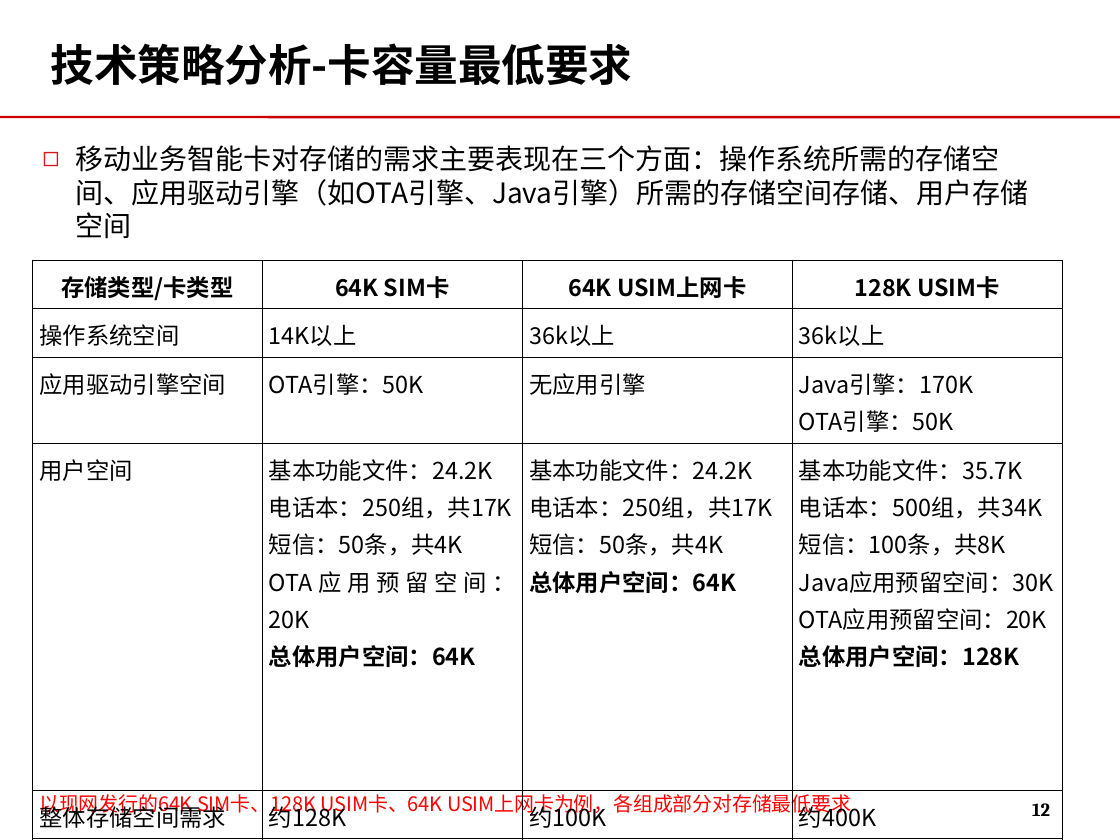
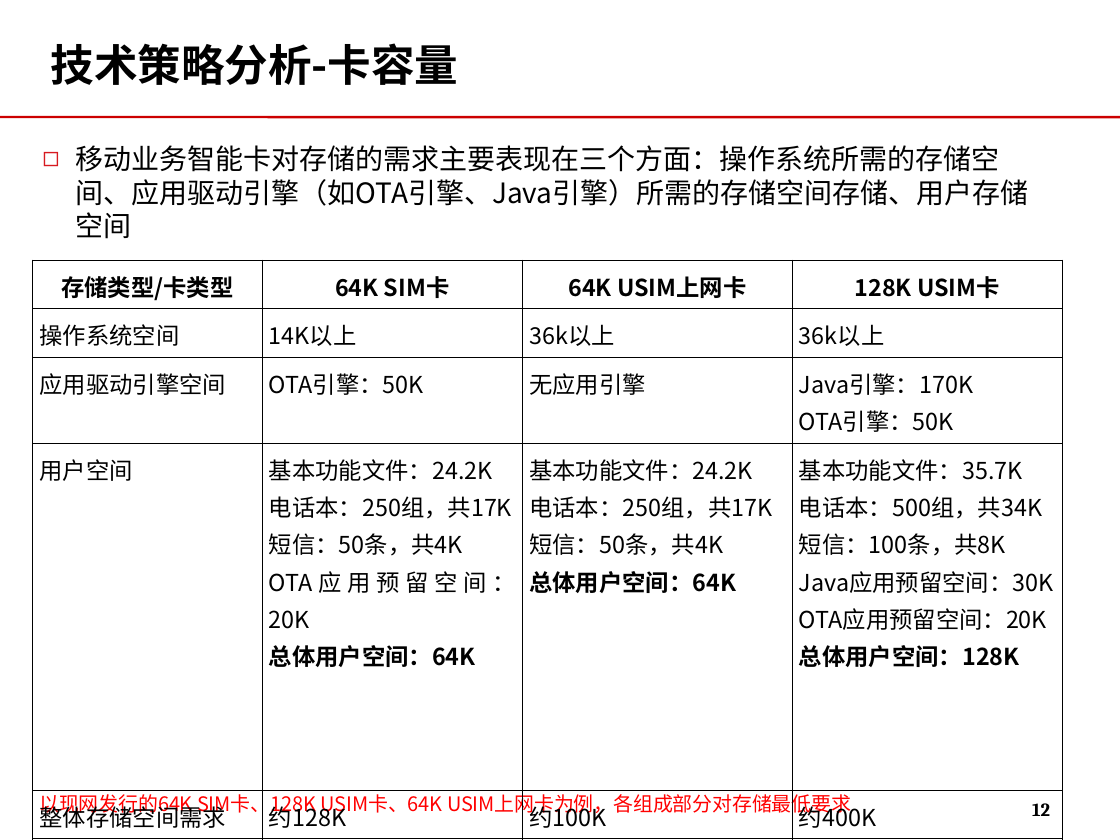
Before and after one commit to momo1101/unicardsrch, a slide deck: slide 12 of 软课题文本/软课题-中国联通电信卡业务及策略研究.ppt. Drawn at 1120x840 pixels with LibreOffice and Linux fonts; fonts in the diff are those of the drawing; background and template pictures are left out. Boxes give left, top, right and bottom in pixels: in the first picture for what was removed or moved away, otherwise in the second. Text is boxed around its words. In the diff, an @@ line names an element or a change of style, - is before the commit and + after.

```diff
--- a/软课题文本/软课题-中国联通电信卡业务及策略研究.ppt
+++ b/软课题文本/软课题-中国联通电信卡业务及策略研究.ppt
@@ title at (x1=51, y1=43, x2=459, y2=85): text changed @@
-技术策略分析-卡容量最低要求
+技术策略分析-卡容量
```
Also in this commit, not shown: 1 other slide changed.
